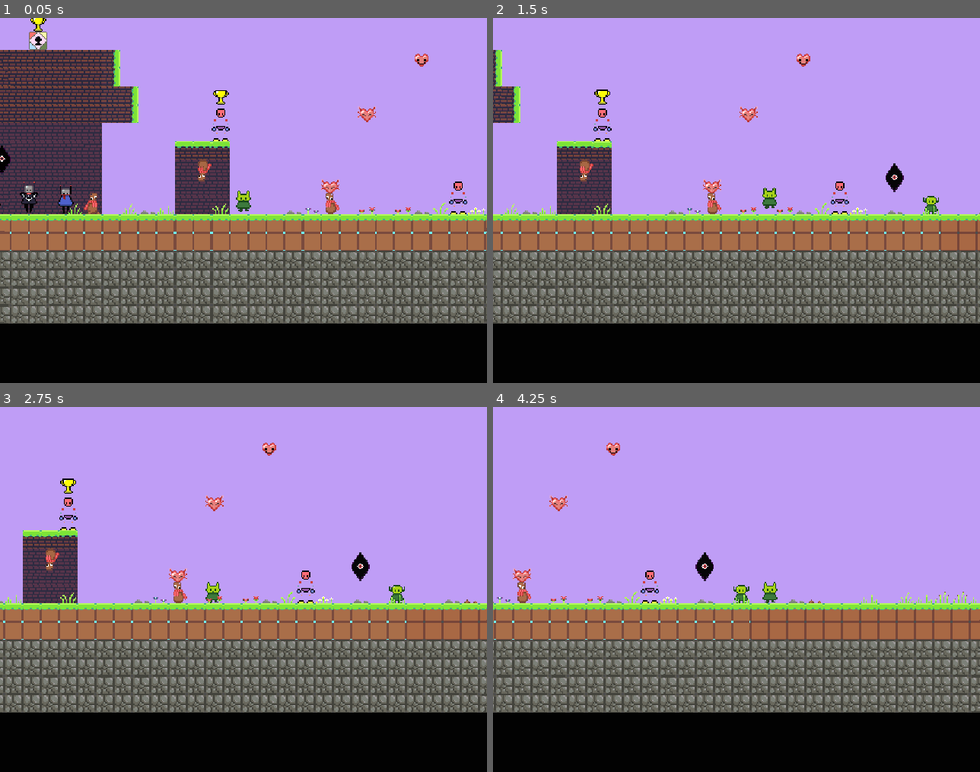
Above: before the commit, frames 1-4 (two rows, left to right).
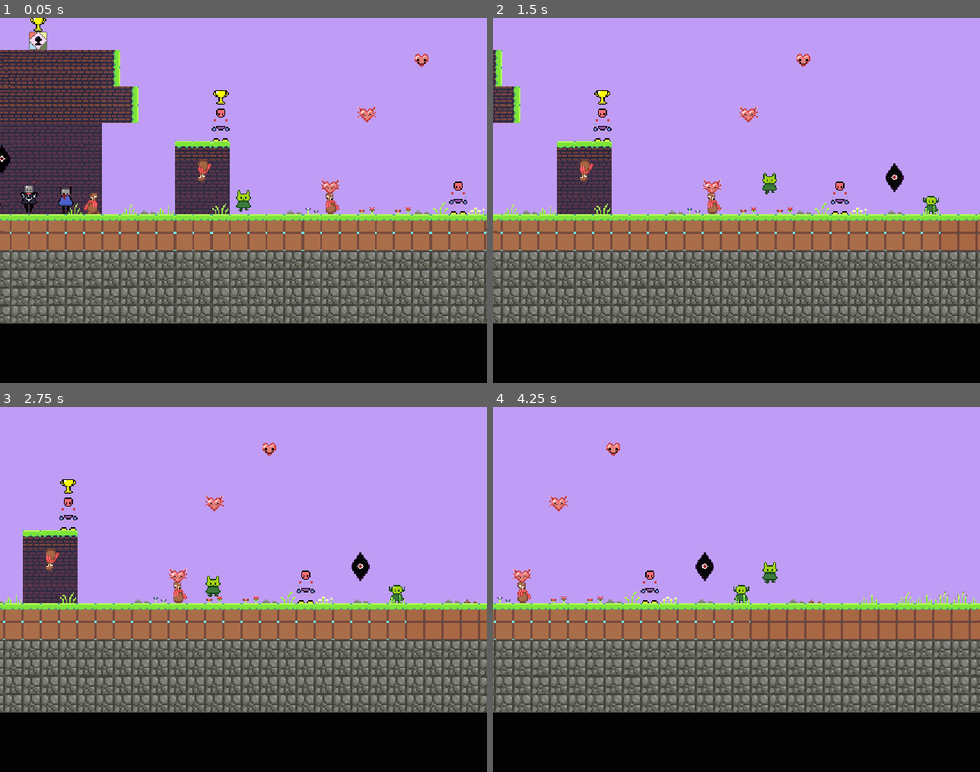
Above: after the commit, the same moments.

Repository: eyefoal/hyper-diary
Game: Godot game, scene res://LAB/worlds/labs/lab1022d.tscn
Same seed, same stepped clock (60 frames per second), same inputs: the game is played once before the commit and once after it. The project has no main scene, so this scene is started directly.
Inputs (mouse positions are in pixels of both pictures, inside the frame that each line leads up to):
- Up to frame 1 (0.05 s): no input
- Up to frame 2 (1.5 s): tap Enter (ui_accept) at 0.5 s; move the mouse to (843, 182) at 0.52 s; hold D (right) from 0.53 s (still down); click (843, 182) at 0.6 s; tap Space (jump, bound only after the commit) at 0.77, 0.8, 1.07, 1.35 s; move the mouse to (639, 218) at 1.27 s
- Up to frame 3 (2.75 s): tap Space (jump, bound only after the commit) at 1.52, 1.82, 2.3 s; click (146, 607) at 1.55 s; move the mouse to (292, 509) at 2.02 s; release D (right) at 2.03 s; hold A (left) from 2.03 s (still down); click (292, 509) at 2.1 s
- Up to frame 4 (4.25 s): move the mouse to (712, 662) at 2.77 s; release A (left) at 2.78 s; hold D (right) from 2.78 s (still down); click (712, 662) at 2.85 s; tap Space (jump, bound only after the commit) at 3.02, 3.32, 3.6, 3.77, 4.07 s; move the mouse to (882, 644) at 3.52 s

The runs differ from the first frame. In frame 1, less than 0.1% of the frame differs, in the area x 48-52%, y 47-53%; in frame 2, 0.5%; in frame 3, 0.4%; in frame 4, 0.5%, in the area x 0-100%, y 42-83%.

Commit message:
3/19/2026

Diff:
--- a/LAB/classes/lab_player_2d.tscn
+++ b/LAB/classes/lab_player_2d.tscn
@@ -2,12 +2,14 @@
 
 [ext_resource type="Script" uid="uid://cmcl1wyx0khjl" path="res://LAB/classes/scripts/lab_player_2d.gd" id="1_dfvnb"]
 [ext_resource type="Texture2D" uid="uid://bhxllq1sjup3a" path="res://LAB/assets/misc/all_sprites/gbcatty1.png" id="2_g6ptg"]
+[ext_resource type="Script" uid="uid://tdg7f882j2h5" path="res://LAB/data/components/input_component.gd" id="3_g6ptg"]
 
 [sub_resource type="RectangleShape2D" id="RectangleShape2D_dfvnb"]
 size = Vector2(12, 18)
 
-[node name="LabPlayer" type="CharacterBody2D" unique_id=708923162]
+[node name="LabPlayer" type="CharacterBody2D" unique_id=708923162 node_paths=PackedStringArray("input")]
 script = ExtResource("1_dfvnb")
+input = NodePath("InputComponent")
 
 [node name="Gbcatty1" type="Sprite2D" parent="." unique_id=272016728]
 texture = ExtResource("2_g6ptg")
@@ -15,3 +17,6 @@
 [node name="CollisionShape2D" type="CollisionShape2D" parent="." unique_id=1985278492]
 shape = SubResource("RectangleShape2D_dfvnb")
 debug_color = Color(0.65670675, 0.41358256, 0.8074941, 0.05490196)
+
+[node name="InputComponent" type="Node" parent="." unique_id=1292985060]
+script = ExtResource("3_g6ptg")
--- a/LAB/classes/scripts/lab_player_2d.gd
+++ b/LAB/classes/scripts/lab_player_2d.gd
@@ -3,11 +3,13 @@
 
 @export_category("Parameters")
 @export var SPEED := 300.0
-@export var FALL_SPEED := 500.0
+@export var FALL_SPEED := 300.0
 @export var WEIGHT := 10.0
 @export var JUMP_VELOCITY := -400.0
 @export var JUMP_SPEED := 400.0
 @export var JUMP_CUT : float
+
+@export var input : InputComponent
 
 func _ready() -> void:
 	print("Hello Worlds!")
@@ -33,4 +35,6 @@
 	else:
 		velocity.x = move_toward(velocity.x, 0, SPEED)
 
+	input.update()
+
 	move_and_slide()
--- /dev/null
+++ b/LAB/data/components/input_component.gd
@@ -0,0 +1,21 @@
+extends Node
+class_name InputComponent
+
+var move_dir: Vector2 = Vector2.ZERO
+
+var jump_pressed := false
+var click_pressed := false
+var alt_click_pressed := false
+
+
+
+func _ready() -> void:
+	print("Input Component Ready!")
+
+func update() -> void:
+	move_dir = Input.get_vector("left", "right", "up", "down")
+	print(move_dir)
+	jump_pressed = Input.is_action_just_pressed("jump")
+	print(jump_pressed)
+	click_pressed = Input.is_action_just_pressed("left_click")
+	alt_click_pressed = Input.is_action_just_pressed("right_click'")
--- a/project.godot
+++ b/project.godot
@@ -51,6 +51,11 @@
 "events": [Object(InputEventKey,"resource_local_to_scene":false,"resource_name":"","device":-1,"window_id":0,"alt_press …(192 unchanged characters)…
 ]
 }
+jump={
+"deadzone": 0.2,
+"events": [Object(InputEventKey,"resource_local_to_scene":false,"resource_name":"","device":-1,"window_id":0,"alt_pressed":false,"shift_pressed":false,"ctrl_pressed":false,"meta_pressed":false,"pressed":false,"keycode":0,"physical_keycode":32,"key_label":0,"unicode":32,"location":0,"echo":false,"script":null)
+]
+}
 left_click={
 "deadzone": 0.2,
 "events": [Object(InputEventMouseButton,"resource_local_to_scene":false,"resource_name":"","device":-1,"window_id":0,"a …(258 unchanged characters)…
Not shown, added: LAB/data/components/input_component.gd.uid
